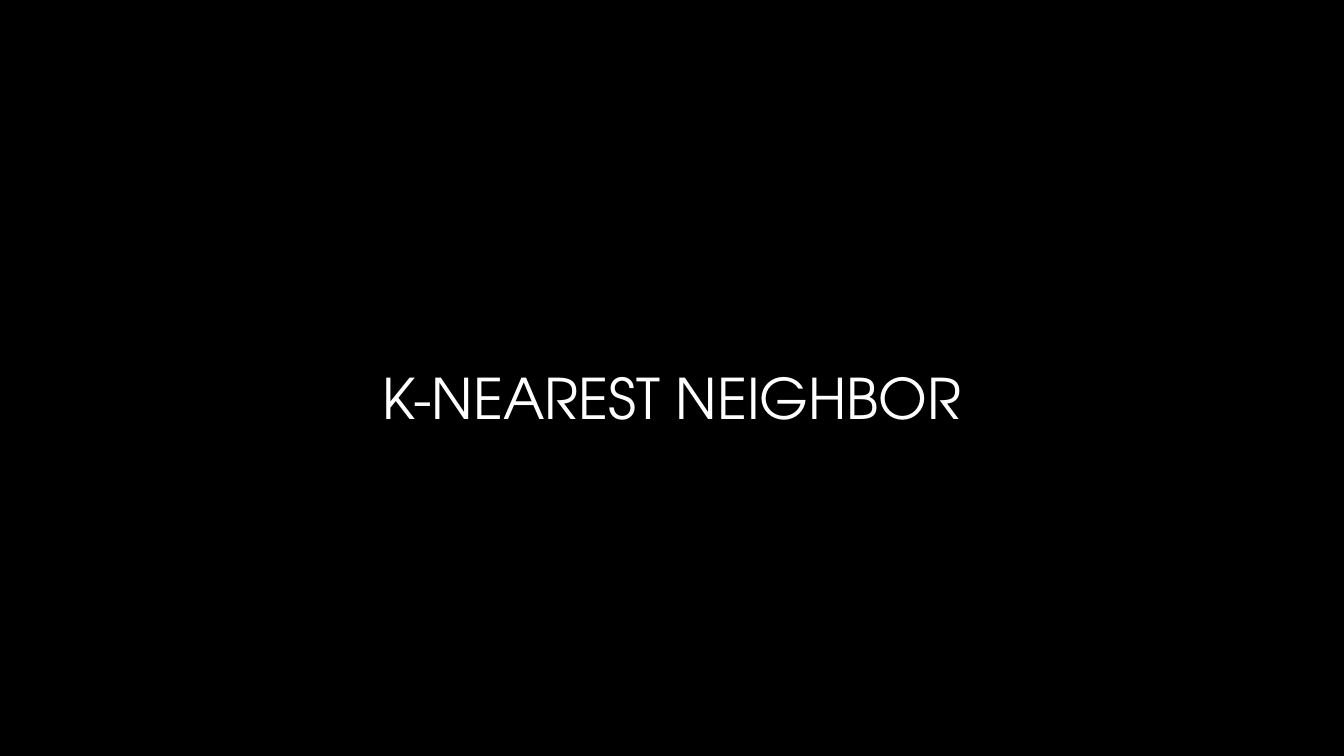
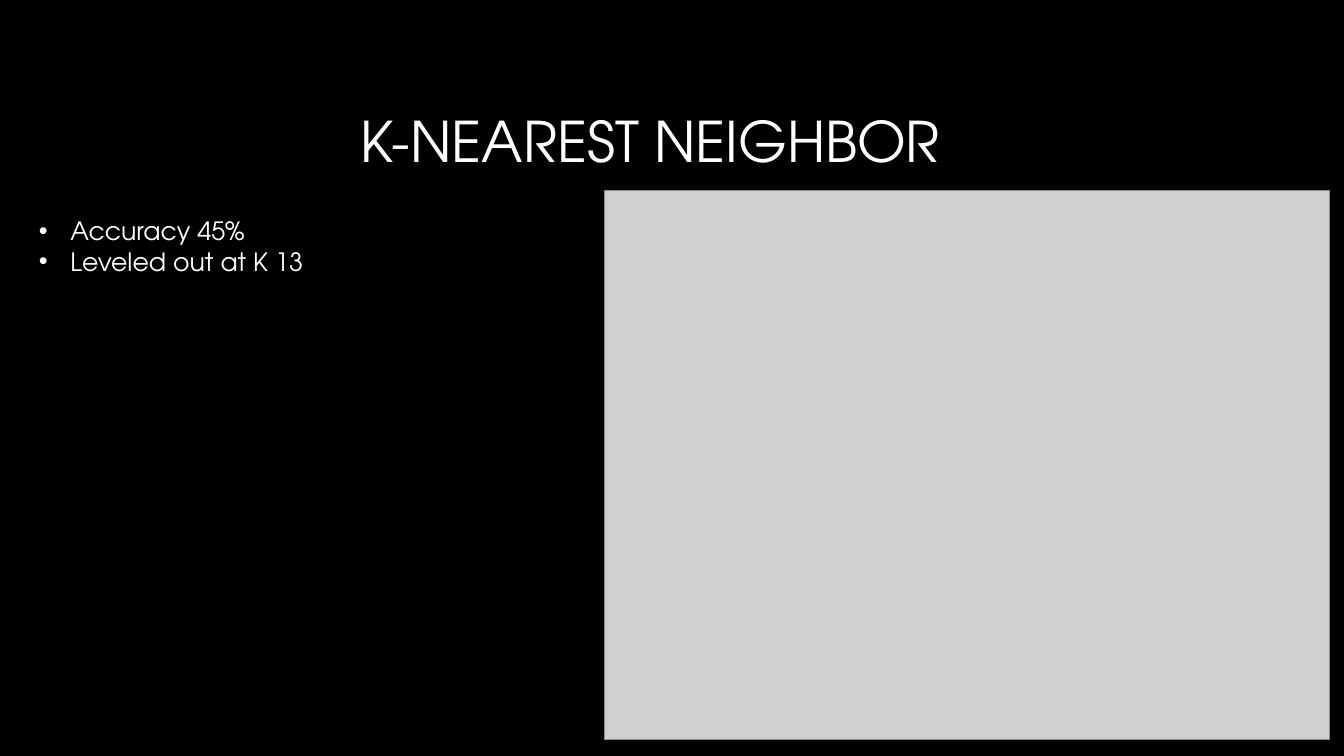
Before and after one commit to justindooley/Final_Project, a slide deck: slide 27 of presentation/project_presentation.pptx (slide 18 before the commit). Drawn at 1344x756 pixels with LibreOffice and Linux fonts; fonts in the diff are those of the drawing; grey boxes stand for pictures; background and template pictures are left out. Boxes give left, top, right and bottom in pixels: in the first picture for what was removed or moved away, otherwise in the second. Text is boxed around its words. In the diff, an @@ line names an element or a change of style, - is before the commit and + after.

```diff
--- a/presentation/project_presentation.pptx
+++ b/presentation/project_presentation.pptx
@@ title "K-NEAREST NEIGHBOR": place and size @@
-title "K-NEAREST NEIGHBOR" at bbox=[382, 377, 962, 420]
+title "K-NEAREST NEIGHBOR" at bbox=[360, 120, 940, 163]
@@ picture added at bbox=[604, 191, 1330, 739] @@
@@ text added at bbox=[70, 221, 303, 272], 18 pt, text #FFFFFF @@
+• Accuracy 45%
+• Leveled out at K 13
```
Also in this commit, not shown: 10 other slides changed, 11 slides added, 12 slides removed, 39 other files.
